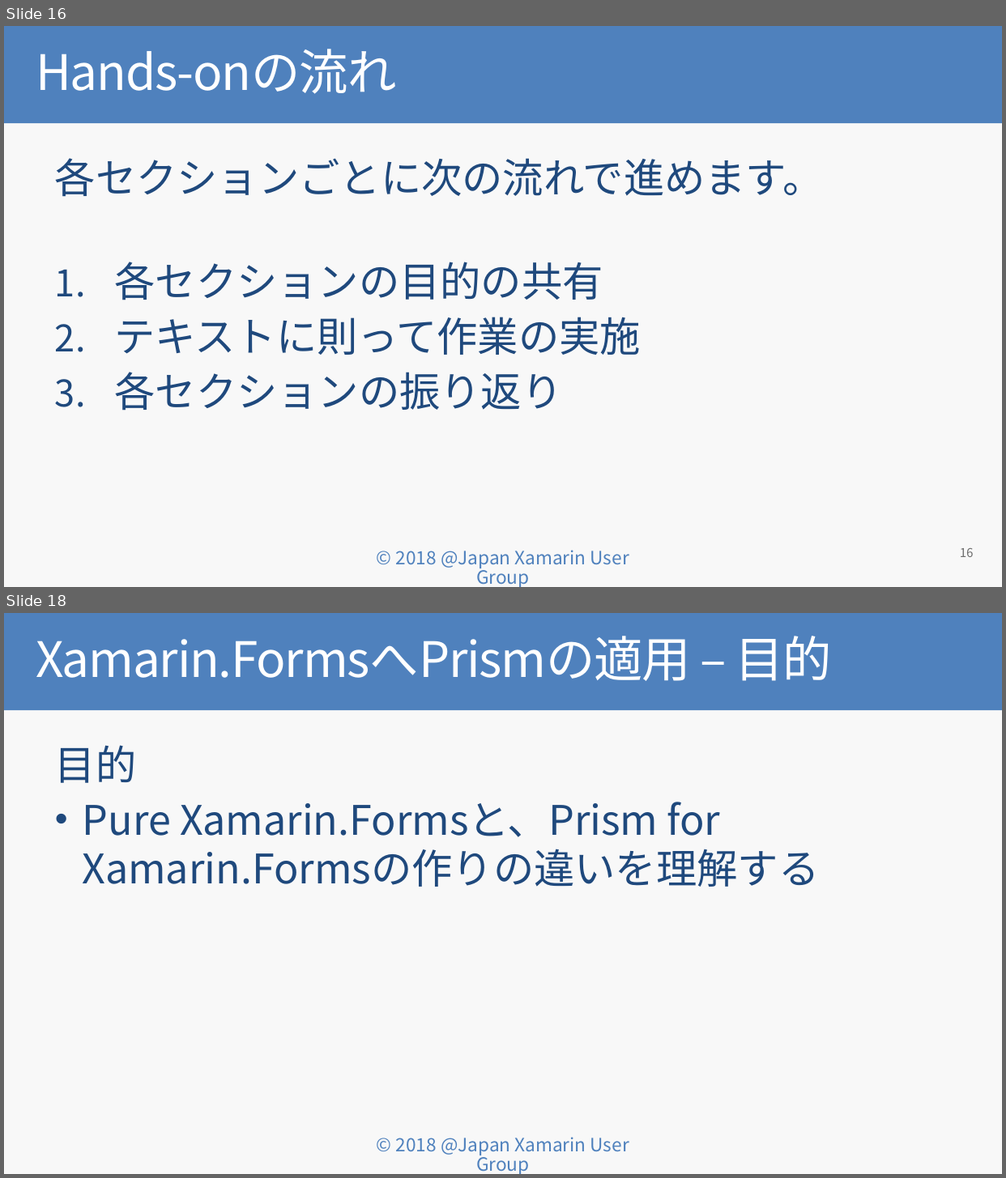
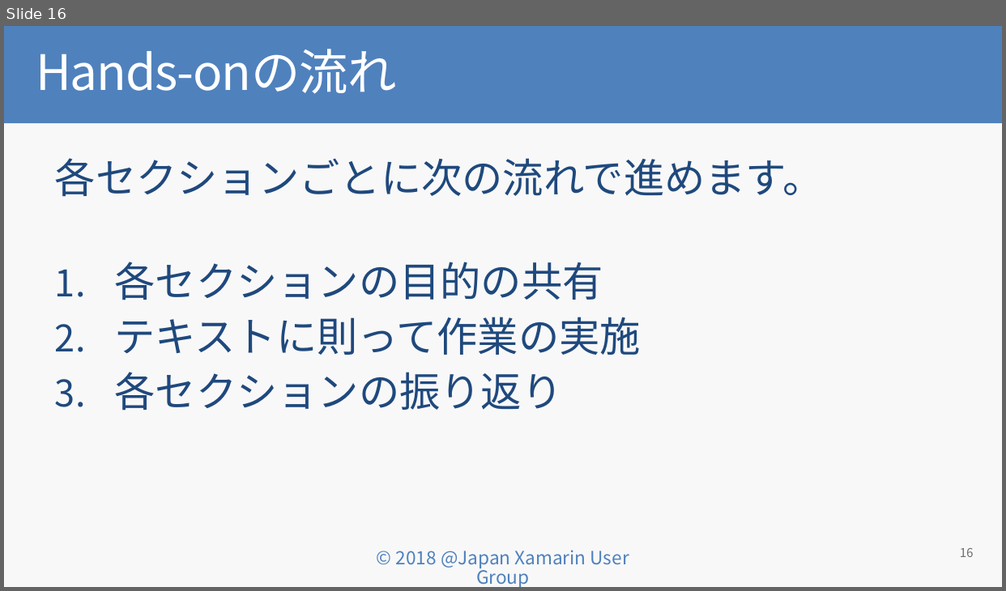
Before and after one commit to jxug/PrismHandsOn, a slide deck: Prism for Xamarin.Forms入門 Hands-on.pptx. Shown one above the other, each under a label of ours: slides 16 and 18 before the commit, slide 16 after it; the slides between them are not shown. The pictures are 1006x1178 and 1006x591 pixels, drawn with LibreOffice and Linux fonts; fonts in the diff are those of the drawing; background and template pictures are left out. Boxes give left, top, right and bottom in pixels: in the first picture for what was removed or moved away, otherwise in the second. Text is boxed around its words. In the diff, an @@ line names an element or a change of style, - is before the commit and + after.

```diff
--- a/Prism for Xamarin.Forms入門 Hands-on.pptx
+++ b/Prism for Xamarin.Forms入門 Hands-on.pptx
@@ slide 18 removed at [4, 613, 1002, 1174], background #F8F8F8; not listed: 1 template element that a slide beside it also shows @@
@@ title removed at [4, 613, 1002, 710] @@
-Xamarin.FormsへPrismの適用 – 目的
@@ text removed at [55, 745, 819, 887] @@
-目的
-• Pure Xamarin.Formsと、Prism for Xamarin.Formsの作りの違いを理解する
```
Also in this commit, not shown: 1 slide added, 50 other slides removed.
